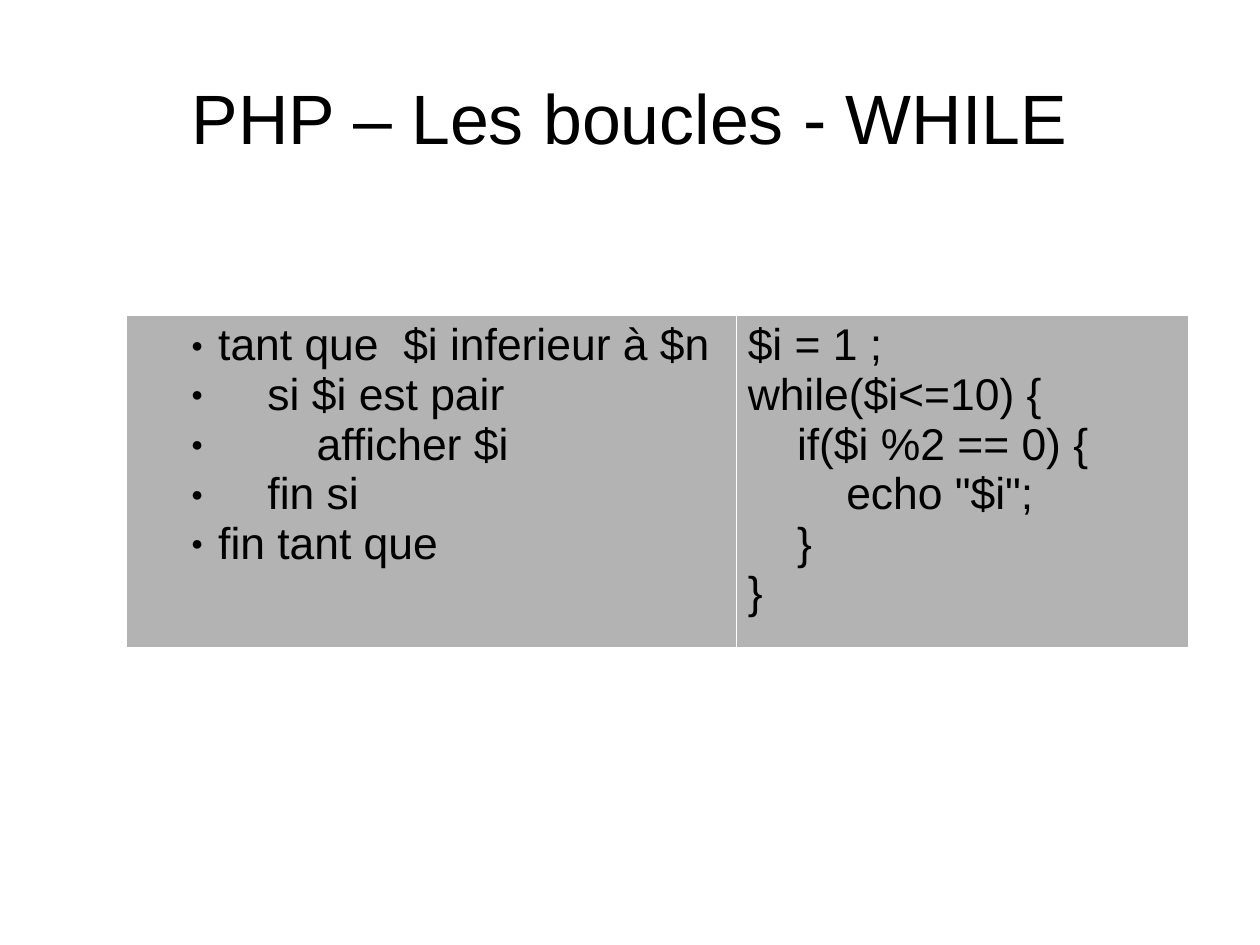
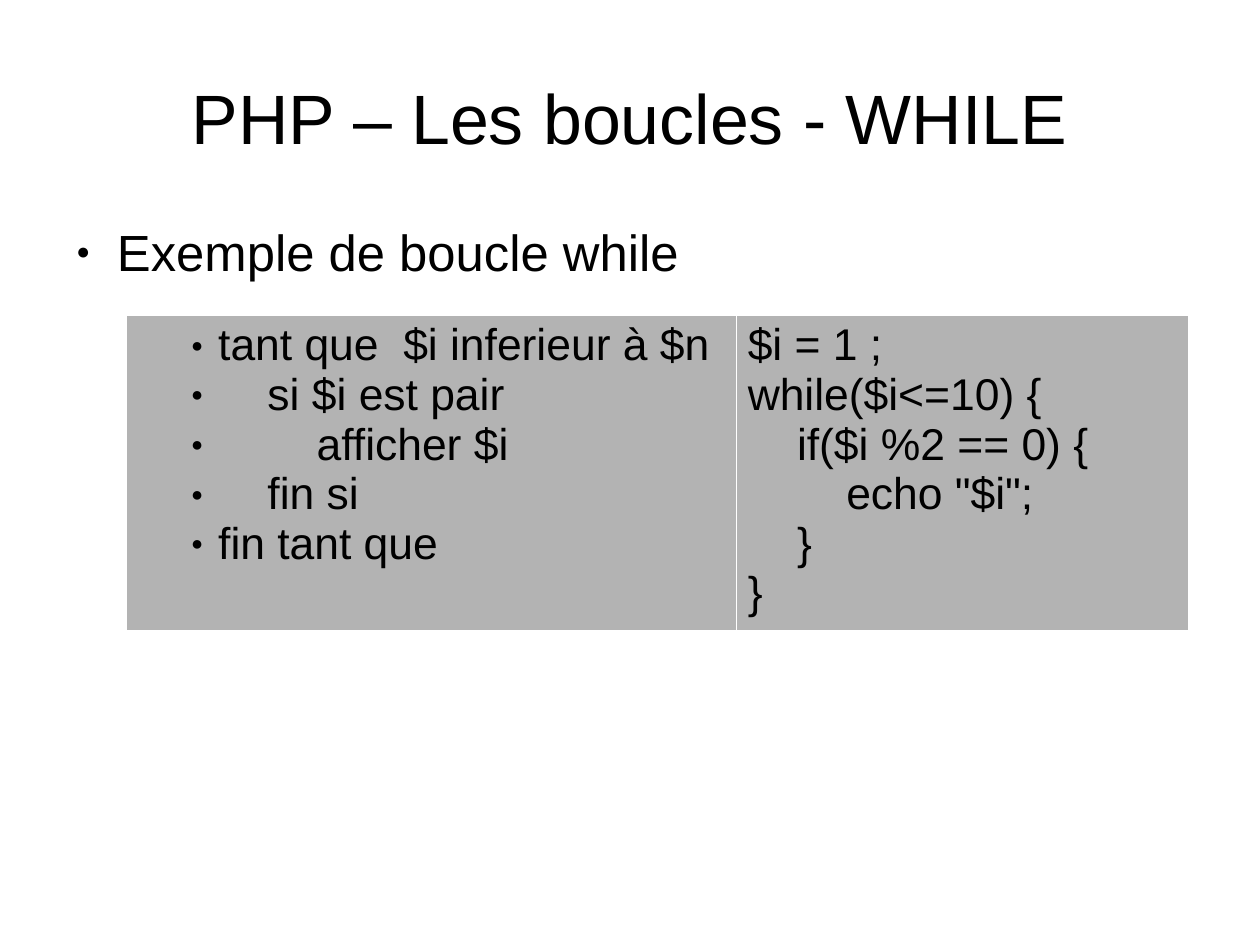
Before and after one commit to NicoM88/formation, a slide deck: slide 18 of PHP/formation.odp (slide 16 before the commit). Drawn at 1260x945 pixels with LibreOffice and Linux fonts; fonts in the diff are those of the drawing. Boxes give left, top, right and bottom in pixels: in the first picture for what was removed or moved away, otherwise in the second. Text is boxed around its words. In the diff, an @@ line names an element or a change of style, - is before the commit and + after.

```diff
--- a/PHP/formation.odp
+++ b/PHP/formation.odp
@@ text added at (117, 234, 679, 282), 32 pt, text #000000 @@
+● Exemple de boucle while
```
Also in this commit, not shown: 9 other slides changed, 3 slides added, 1 other file.
